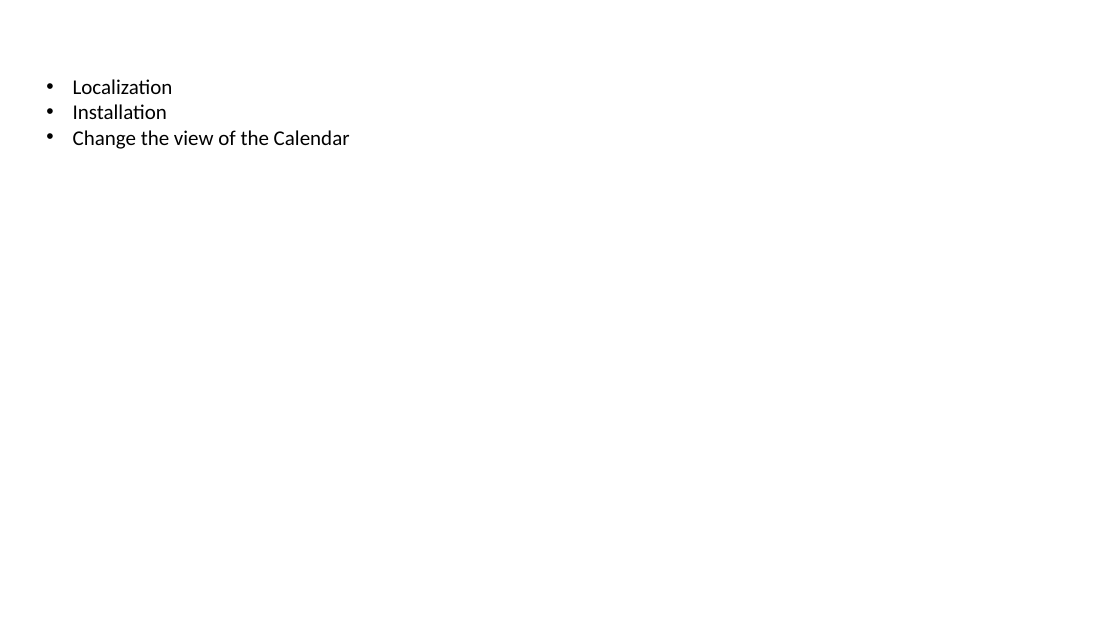
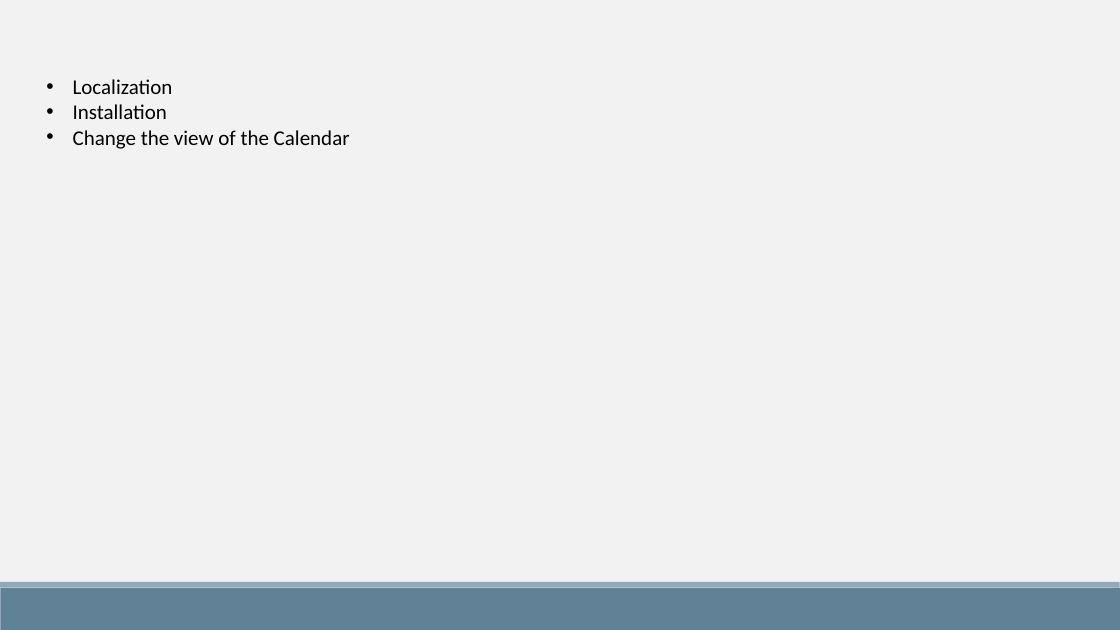
Before and after one commit to winotoj/ipd10-dotnet-CRM-Project, a slide deck: slide 6 of CRM PROJECT.pptx. Drawn at 1120x630 pixels with LibreOffice and Linux fonts; fonts in the diff are those of the drawing. Boxes give left, top, right and bottom in pixels: in the first picture for what was removed or moved away, otherwise in the second. Text is boxed around its words. In the diff, an @@ line names an element or a change of style, - is before the commit and + after.

```diff
--- a/CRM PROJECT.pptx
+++ b/CRM PROJECT.pptx
@@ background #FFFFFF to #F2F2F2 @@
@@ rectangle added at bbox=[0, 588, 1120, 630], fill #618197 @@
@@ rectangle added at bbox=[0, 582, 1120, 588], fill #92A9B9 @@
```
Also in this commit, not shown: 5 other slides changed, 1 slide added, 1 slide removed, 1 other file.
